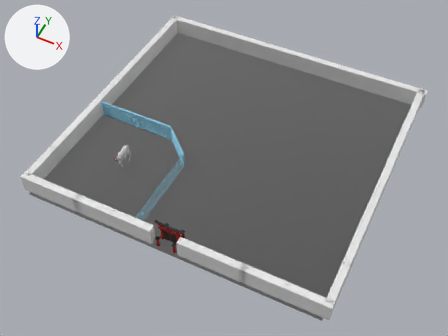
What one commit did to the Blender file ProyectoFinal/Models/ModeloGlobal.blend.
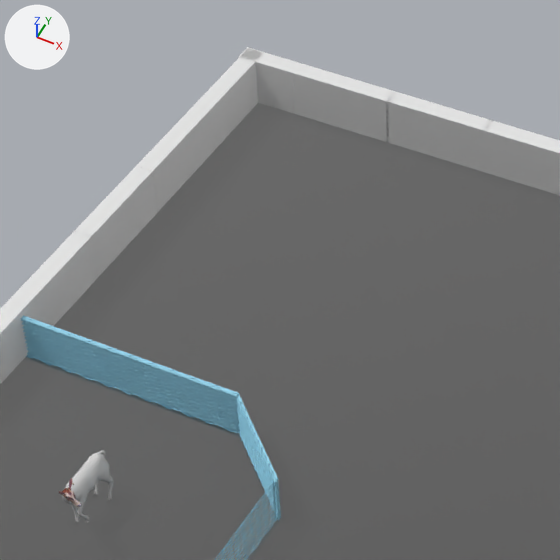
Old and new are each drawn whole from a camera (50 mm lens) standing at (37.6, -81.2, 92.1) and looking at (-0.1, -5.7, -2.2) and again close up on the part from 21% to 61% of the width and 0% to 54% of the height. Every picture has the same lights, and +X, +Y and +Z are marked at upper left.
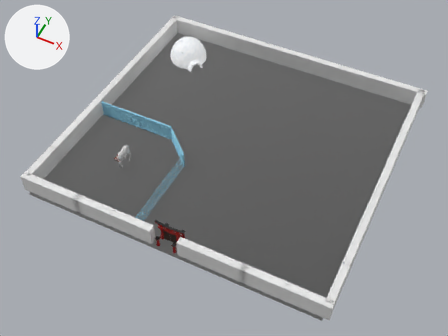
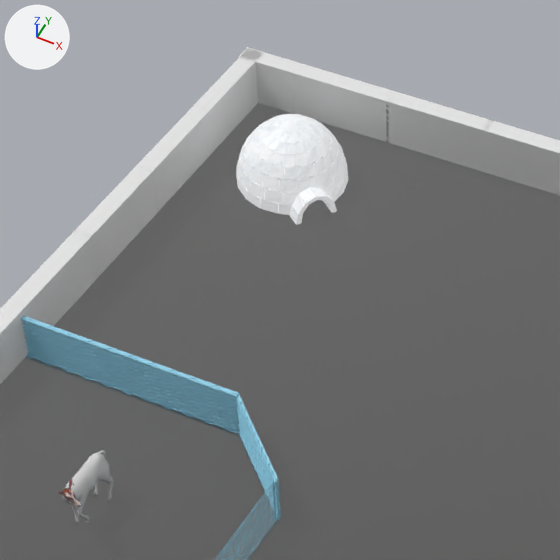
Pixel boxes [x1, y1, x2, y2] of what changed, in the close-ups (560 x 560 px):
```json
{"object": "Iglu", "change": "added", "after": [236, 114, 348, 225]}
```

Edits to the scene script, one JSON object a line:
```json
{"op": "add", "block": "img_iglu_png", "code": ["img_iglu_png = load_image('Iglu.png', '../Textures/Iglu.png', 1024, 1024, 'sRGB')"]}
{"op": "add", "block": "mat_mat", "code": ["mat_mat = principled_material('Mat')", "mat_mat.texture = img_iglu_png", "mat_mat.emission_color = (0.647, 0.647, 0.647)  # light grey #d2d2d2", "mat_mat.emission_strength = 0.58"]}
{"op": "add", "block": "me_mesh_001", "code": ["me_mesh_001 = bpy.data.meshes.new('Mesh.001')", "me_mesh_001.from_pydata(...)  # 2862 vertices, 2395 faces; spans x -322.0..343.0, y 0.0..393.0, z -345.0..387.0", "me_mesh_001.materials.append(mat_mat)  # picture img_iglu_png"]}
{"op": "add", "block": "ob_iglu", "code": ["ob_iglu = bpy.data.objects.new('Iglu', me_mesh_001)", "ob_iglu.location = (-22.58, 20.31, -0.15)", "ob_iglu.rotation_euler = (1.619, 0.0, 0.951)  # degrees (93, 0, 54)", "ob_iglu.scale = (0.0127, 0.0127, 0.0127)"]}
```
